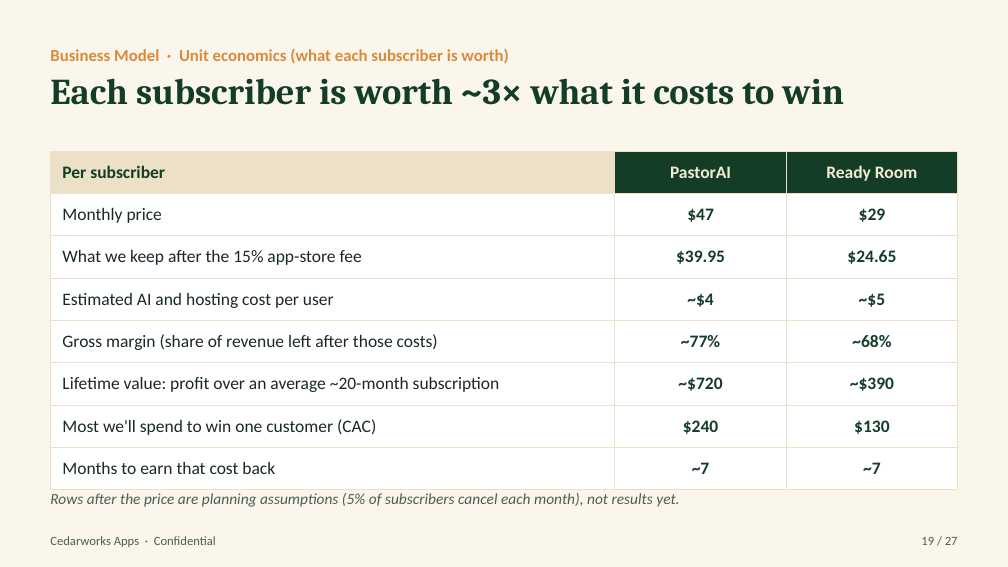
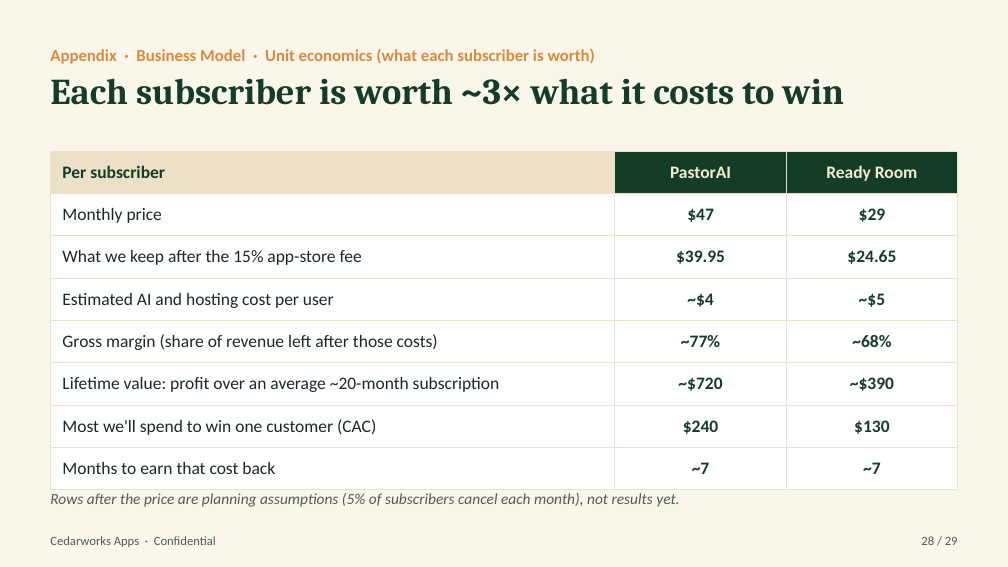
Before and after one commit to Pastorai1/Cedarworksapps, a slide deck: slide 28 of pitch-deck/Cedarworks-Apps-Pitch-Deck.pptx (slide 19 before the commit). Drawn at 1008x567 pixels with LibreOffice and Linux fonts; fonts in the diff are those of the drawing. Boxes give left, top, right and bottom in pixels: in the first picture for what was removed or moved away, otherwise in the second. Text is boxed around its words. In the diff, an @@ line names an element or a change of style, - is before the commit and + after.

```diff
--- a/pitch-deck/Cedarworks-Apps-Pitch-Deck.pptx
+++ b/pitch-deck/Cedarworks-Apps-Pitch-Deck.pptx
@@ text at (x1=50, y1=49, x2=595, y2=64): text changed @@
-Business Model · Unit economics (what each subscriber is worth)
+Appendix · Business Model · Unit economics (what each subscriber is worth)
@@ text at (x1=921, y1=536, x2=958, y2=545): text changed @@
-19 / 27
+28 / 29
```
Also in this commit, not shown: 23 other slides changed, 5 slides added, 3 slides removed, 4 other files.
